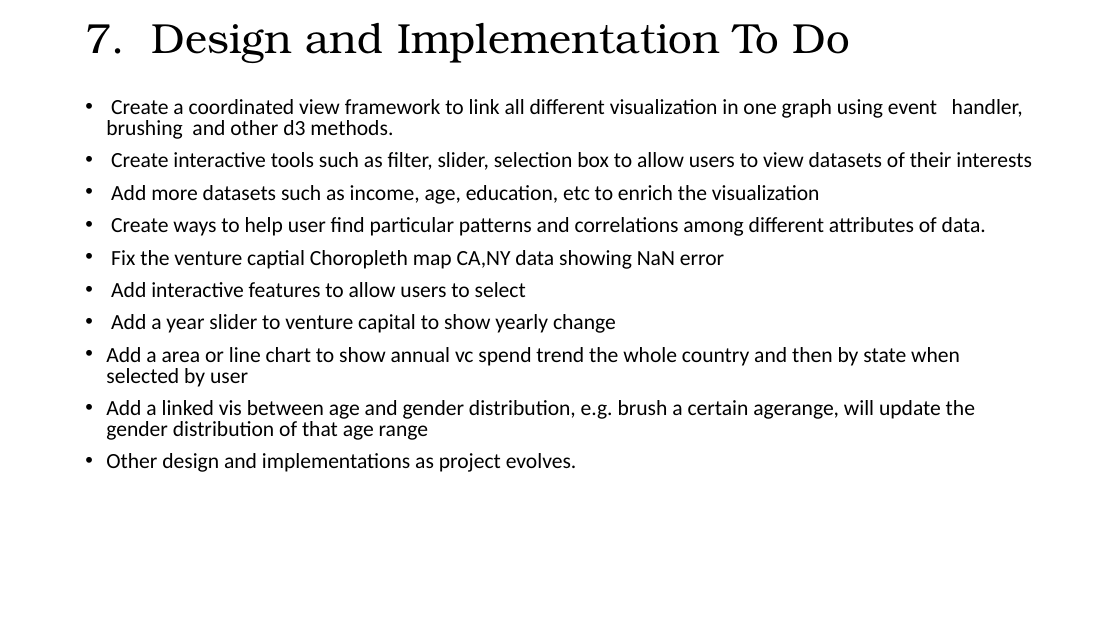
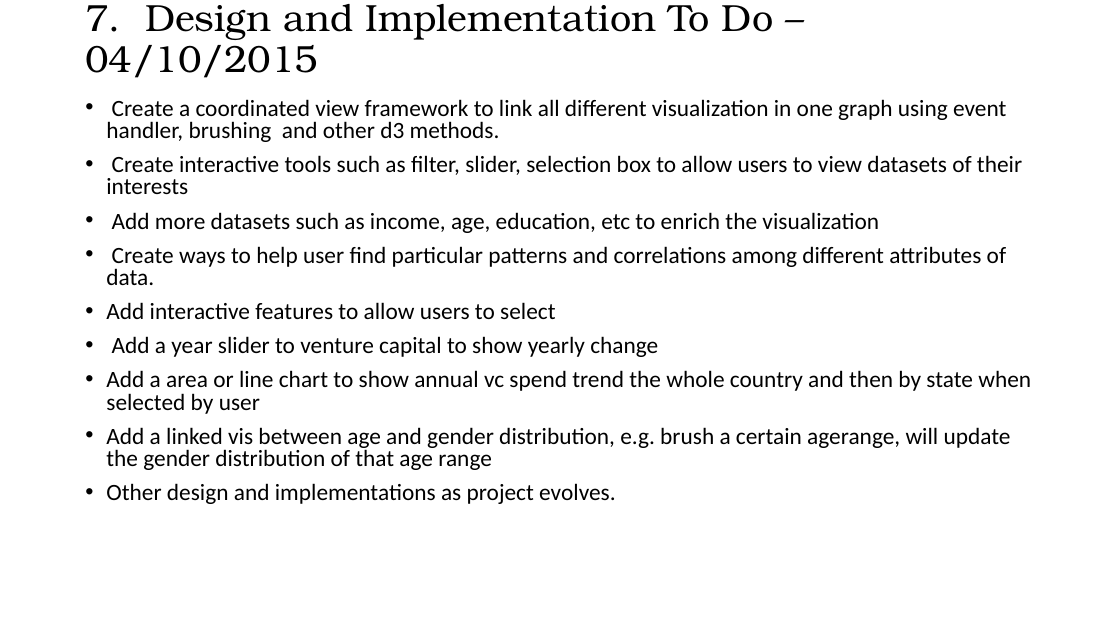
Before and after one commit to dingchaoz/dingchaoz.github.io, a slide deck: slide 17 of Ing..Process Book - MileStone.pptx. Drawn at 1120x630 pixels with LibreOffice and Linux fonts; fonts in the diff are those of the drawing. Boxes give left, top, right and bottom in pixels: in the first picture for what was removed or moved away, otherwise in the second. Text is boxed around its words. In the diff, an @@ line names an element or a change of style, - is before the commit and + after.

Commit message:
fixed state path issue,added title showing % when hover on county and grow the map

```diff
--- a/Ing..Process Book - MileStone.pptx
+++ b/Ing..Process Book - MileStone.pptx
@@ title at <box>85,4,773,78</box>: text changed; size 36 to 32.4 pt @@
-7. Design and Implementation To Do
+7. Design and Implementation To Do – 04/10/2015
@@ text "Create a coordinated view framework ..." at <box>106,99,1031,504</box>: size 18.5 to 20 pt @@
@@ text at <box>111,250,724,269</box>: paragraph removed @@
-• Fix the venture captial Choropleth map CA,NY data showing NaN error
```
Also in this commit, not shown: 1 other slide changed, 3 slides added, 1 slide removed, 2 other files.
